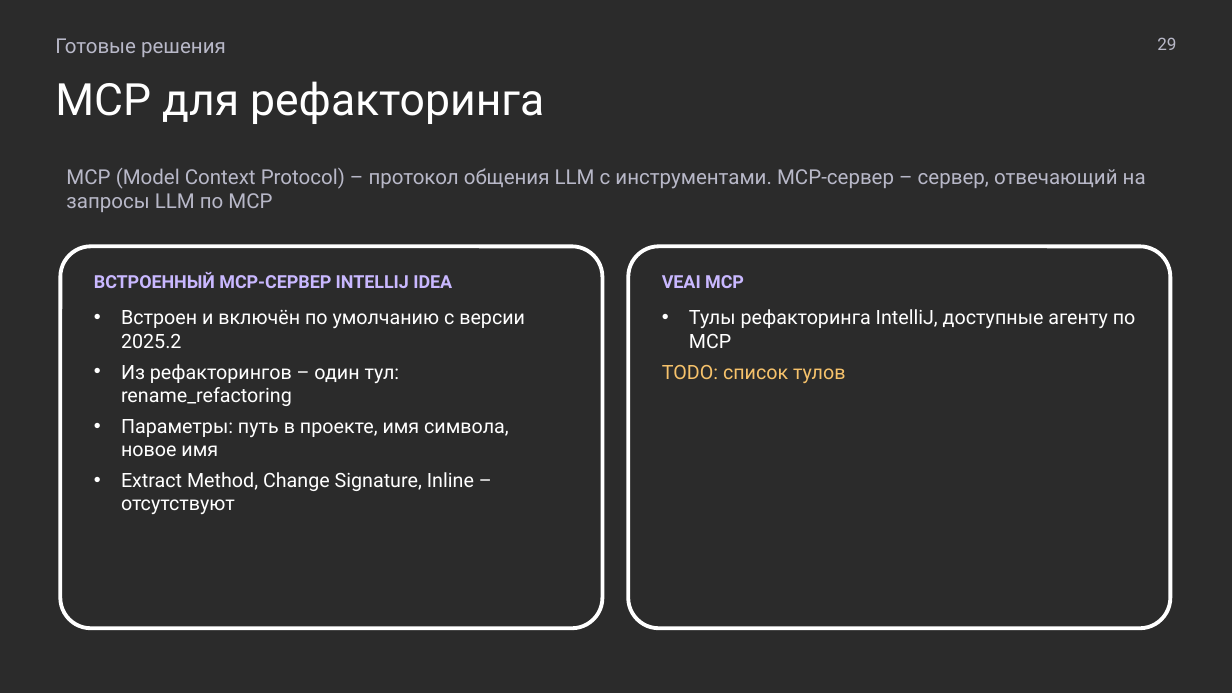
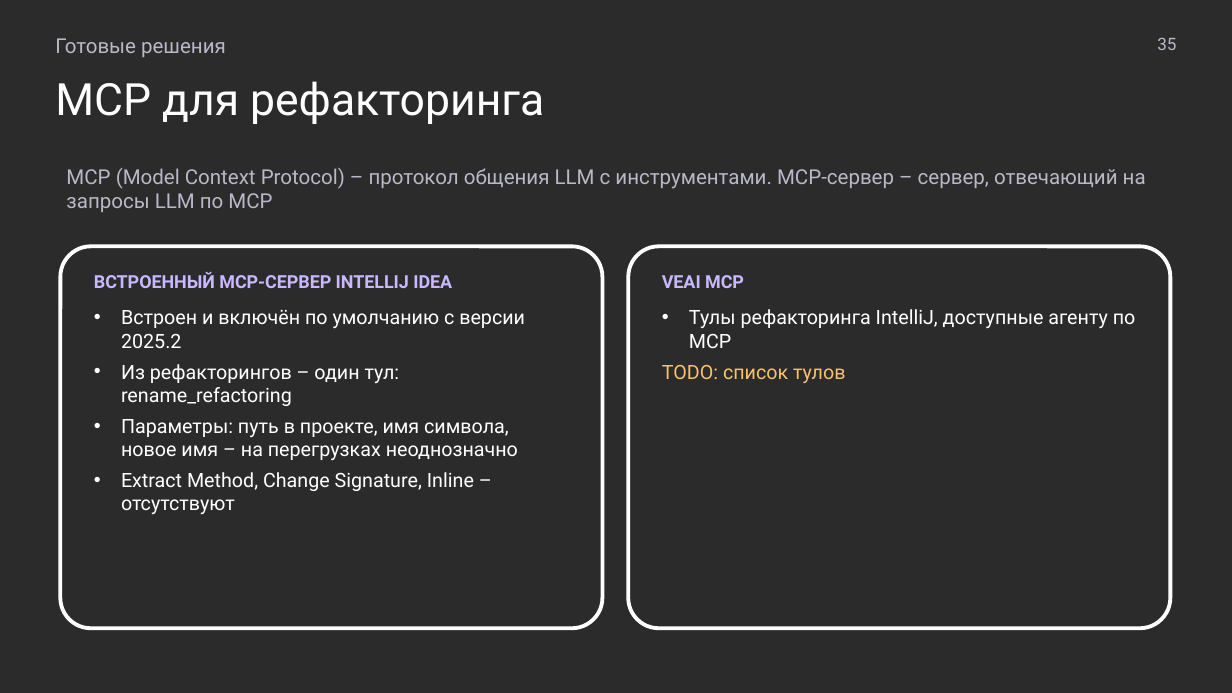
Before and after one commit to MchKosticyn/ide-refactoring-in-ai-agents, a slide deck: slide 35 of Доклад_ Рефакторинг в ИИ-агентах.pptx (slide 29 before the commit). Drawn at 1232x693 pixels with LibreOffice and Linux fonts; fonts in the diff are those of the drawing; background and template pictures are left out; a plain dark background stands for a picture behind light text. Boxes give left, top, right and bottom in pixels: in the first picture for what was removed or moved away, otherwise in the second. Text is boxed around its words. In the diff, an @@ line names an element or a change of style, - is before the commit and + after.

```diff
--- a/Доклад_ Рефакторинг в ИИ-агентах.pptx
+++ b/Доклад_ Рефакторинг в ИИ-агентах.pptx
@@ text at (1157, 37, 1176, 50): text changed @@
-29
+35
@@ text in rounded rectangle at (121, 419, 518, 460): text changed @@
-• Параметры: путь в проекте, имя символа, новое имя
+• Параметры: путь в проекте, имя символа, новое имя – на перегрузках неоднозначно
```
Also in this commit, not shown: 20 other slides changed, 18 slides added, 12 slides removed, 2 other files.
